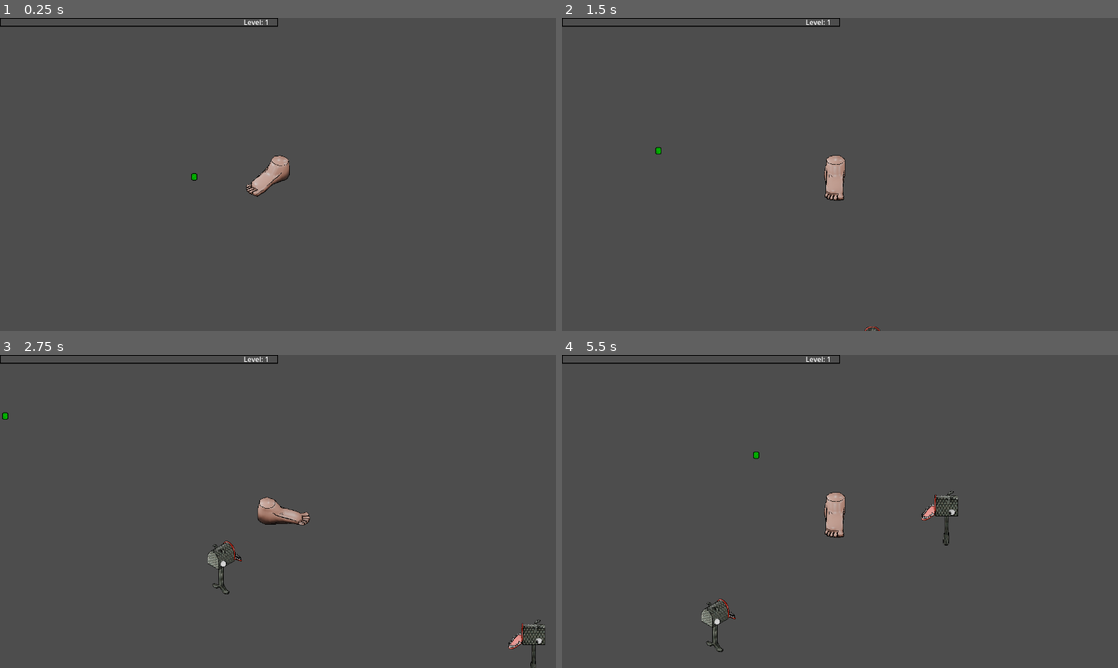
Above: before the commit, frames 1-4 (two rows, left to right).
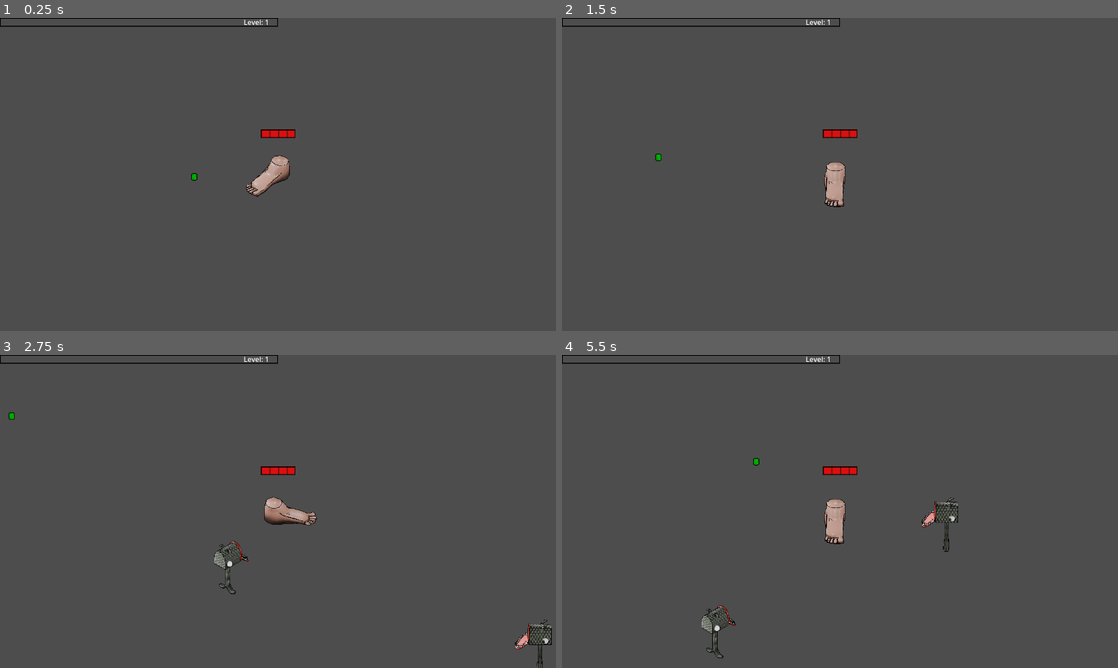
Above: after the commit, the same moments.

Repository: rat-balls/FootFactor
Game: Godot game, scene res://Scenes/MainScenes/main.tscn
Two runs of this game, one before a commit and one after it. Both use one fixed random seed, a clock stepped at 60 frames per second and the inputs below. Sound files missing from this copy of the repository are replaced by a short silence.
Inputs (mouse positions are in pixels of both pictures, inside the frame that each line leads up to):
- Up to frame 1 (0.25 s): no input
- Up to frame 2 (1.5 s): tap Enter at 0.5 s; move the mouse to (962, 158) at 0.52 s; hold Right (Right) 0.53-1.28 s; click (962, 158) at 0.6 s; move the mouse to (728, 190) at 1.27 s; hold S (Down) from 1.28 s (still down); tap = (test_Fish) at 1.35 s
- Up to frame 3 (2.75 s): move the mouse to (333, 442) at 2.02 s; release S (Down) at 2.03 s; hold Right (Right) from 2.03 s (still down); tap - (test_Spider) at 2.1 s
- Up to frame 4 (5.5 s): move the mouse to (812, 574) at 2.77 s; release Right (Right) at 2.78 s; hold Up (Up) 2.78-3.53 s; click (812, 574) at 2.85 s; move the mouse to (1006, 558) at 3.52 s; hold Left (Left) 3.53-5.03 s; tap = (test_Fish) at 3.6 s; move the mouse to (673, 464) at 4.27 s; tap - (test_Spider) at 4.35 s; move the mouse to (867, 511) at 5.02 s; hold S (Down) from 5.03 s (still down); click (867, 511) at 5.1 s

The runs differ from the first frame. In frame 1, 0.2% of the frame differs, in the area x 46-54%, y 35-39%; in frame 2, 0.5%; in frame 3, 1.5%, in the area x 0-100%, y 18-100%; in frame 4, 1.3%.

Commit message:
Added healthbar

Diff:
--- a/Scenes/Prefabs/Enemy/fish_enemy.tscn
+++ b/Scenes/Prefabs/Enemy/fish_enemy.tscn
@@ -42,7 +42,7 @@
 [sub_resource type="RectangleShape2D" id="RectangleShape2D_5slor"]
 size = Vector2(30.75, 55)
 
-[node name="fish_enemy" type="CharacterBody2D"]
+[node name="fish_enemy" type="CharacterBody2D" groups=["enemy"]]
 collision_layer = 5
 collision_mask = 5
 script = ExtResource("1_na7l1")
@@ -53,6 +53,8 @@
 texture = ExtResource("2_xrxy6")
 hframes = 3
 vframes = 3
+
+[node name="enemy" type="RigidBody2D" parent="Sprite2D"]
 
 [node name="CollisionShape2D" type="CollisionShape2D" parent="."]
 position = Vector2(-1, -2)
@@ -86,6 +88,7 @@
 stream = ExtResource("5_rcya7")
 volume_db = -20.0
 
+[connection signal="area_exited" from="HurtBox" to="HurtBox" method="_on_area_exited"]
 [connection signal="hurt" from="HurtBox" to="." method="_on_hurt_box_hurt"]
 
 [editable path="HurtBox"]
--- a/Scenes/Prefabs/Player/Attacks/letterOpener.tscn
+++ b/Scenes/Prefabs/Player/Attacks/letterOpener.tscn
@@ -1,12 +1,12 @@
 [gd_scene load_steps=5 format=3 uid="uid://cyyugjugas184"]
 
-[ext_resource type="Script" uid="uid://cbhu367f4smkj" path="res://Scripts/Player/Attacks/iceSpear.gd" id="1_yrdyc"]
+[ext_resource type="Script" uid="uid://cbhu367f4smkj" path="res://Scripts/Player/Attacks/letterOpener.gd" id="1_yrdyc"]
 [ext_resource type="Texture2D" uid="uid://bocg2swgnc1gs" path="res://Assets/Sprites/Player/Attacks/ouvre_lettre.png" id="2_sfdvm"]
 [ext_resource type="AudioStream" uid="uid://x0nm6hkhee0o" path="res://Assets/SFX/Révolution Verte.mp3" id="3_8s5ev"]
 
 [sub_resource type="CapsuleShape2D" id="CapsuleShape2D_lb4wc"]
 radius = 3.5
-height = 35.0
+height = 56.5685
 
 [node name="iceSpear" type="Area2D" groups=["attack"]]
 top_level = true
@@ -18,7 +18,7 @@
 [node name="Sprite2D" type="Sprite2D" parent="."]
 z_index = 10
 rotation = -0.785398
-scale = Vector2(0.0969625, 0.1)
+scale = Vector2(0.15, 0.15)
 texture = ExtResource("2_sfdvm")
 flip_h = true
 
--- a/Scenes/Prefabs/Player/player.tscn
+++ b/Scenes/Prefabs/Player/player.tscn
@@ -6,6 +6,8 @@
 [ext_resource type="Texture2D" uid="uid://b20o3cpcpr1hb" path="res://Assets/GUI/exp_background.png" id="4_wery2"]
 [ext_resource type="Texture2D" uid="uid://b6sa1hlvf4xfc" path="res://Assets/GUI/exp_progress.png" id="5_e6m8t"]
 [ext_resource type="AudioStream" uid="uid://cmvrwwtvrfhog" path="res://Assets/SFX/enemy_death.ogg" id="6_e6m8t"]
+[ext_resource type="Texture2D" uid="uid://m1dc46u28w1k" path="res://Assets/Sprites/Player/healthbar.png" id="7_e3lwr"]
+[ext_resource type="Texture2D" uid="uid://jabw3th87wqd" path="res://Assets/Sprites/Player/health.png" id="8_tr6l7"]
 
 [sub_resource type="CapsuleShape2D" id="CapsuleShape2D_k45qg"]
 radius = 8.0
@@ -25,6 +27,7 @@
 
 [node name="Player" type="CharacterBody2D" groups=["player"]]
 motion_mode = 1
+floor_block_on_wall = false
 script = ExtResource("1_4ntmi")
 
 [node name="Sprite2D" type="Sprite2D" parent="."]
@@ -41,6 +44,8 @@
 shape = SubResource("CapsuleShape2D_k45qg")
 
 [node name="Camera2D" type="Camera2D" parent="."]
+position_smoothing_enabled = true
+position_smoothing_speed = 15.0
 
 [node name="walkTimer" type="Timer" parent="."]
 unique_name_in_owner = true
@@ -126,6 +131,25 @@
 text = "Level: 1"
 horizontal_alignment = 1
 vertical_alignment = 2
+
+[node name="HealthBar" type="TextureProgressBar" parent="GUILayer"]
+unique_name_in_owner = true
+modulate = Color(1, 1, 1, 0.784314)
+z_index = 100
+anchors_preset = -1
+anchor_left = 0.46875
+anchor_top = 0.355556
+anchor_right = 0.53125
+anchor_bottom = 0.383333
+offset_right = -48.0
+offset_bottom = -12.0
+grow_horizontal = 2
+grow_vertical = 2
+scale = Vector2(2.5, 2.5)
+value = 50.0
+texture_over = ExtResource("7_e3lwr")
+texture_progress = ExtResource("8_tr6l7")
+metadata/_edit_use_anchors_ = true
 
 [node name="LevelUp" type="Panel" parent="GUILayer"]
 unique_name_in_owner = true
@@ -171,8 +195,8 @@
 stream = ExtResource("6_e6m8t")
 pitch_scale = 4.0
 
-[connection signal="timeout" from="Attacks/LetterOpenerTimer" to="." method="_on_iceSpear_timer_timeout"]
-[connection signal="timeout" from="Attacks/LetterOpenerTimer/LetterOpenerAttackTimer" to="." method="_on_iceSpear_attack_timer_timeout"]
+[connection signal="timeout" from="Attacks/LetterOpenerTimer" to="." method="_on_letterOpener_timer_timeout"]
+[connection signal="timeout" from="Attacks/LetterOpenerTimer/LetterOpenerAttackTimer" to="." method="_on_letterOpener_attack_timer_timeout"]
 [connection signal="timeout" from="Attacks/LetterTimer" to="." method="_on_letter_timer_timeout"]
 [connection signal="timeout" from="Attacks/LetterTimer/LetterAttackTimer" to="." method="_on_letter_attack_timer_timeout"]
 [connection signal="body_entered" from="EnemyDetectionArea" to="." method="_on_enemy_detection_area_body_entered"]
--- a/Scripts/Player/Attacks/iceSpear.gd
+++ b/Scripts/Player/Attacks/letterOpener.gd
@@ -13,33 +13,34 @@
 @onready var player = get_tree().get_first_node_in_group("player")
 
 func _ready():
+	print("ready")
 	angle = global_position.direction_to(target)
 	rotation = angle.angle() + deg_to_rad(45)
 	match level:
 		1:
-			hp = 1
-			speed = 100
+			hp = 3
+			speed = 200
 			damage = 5
 			knockback_amount = 100
 			attack_size = 1.0 * (1 - player.spell_size)
 		2:
-			hp = 1
-			speed = 100
+			hp = 3
+			speed = 200
 			damage = 5
 			knockback_amount = 100
-			attack_size = 1.0 * (1 - player.spell_size)
+			attack_size = 0.2 * (1 - player.spell_size)
 		3:
-			hp = 2
-			speed = 100
+			hp = 5
+			speed = 300
 			damage = 8
 			knockback_amount = 100
-			attack_size = 1.0 * (1 - player.spell_size)
+			attack_size = 0.2 * (1 - player.spell_size)
 		4:
-			hp = 2
-			speed = 100
+			hp = 7
+			speed = 400
 			damage = 8
 			knockback_amount = 100
-			attack_size = 1.0 * (1 - player.spell_size)
+			attack_size = 0.2 * (1 - player.spell_size)
 	var tween = create_tween()
 	tween.tween_property(self, "scale", Vector2(1+attack_size,1+attack_size), 1).set_trans(Tween.TRANS_QUINT).set_ease(Tween.EASE_OUT)
 
--- a/Scripts/Player/Attacks/staby.gd
+++ b/Scripts/Player/Attacks/staby.gd
@@ -62,7 +62,7 @@
 	emit_signal("remove_from_array", self)
 	target_array.clear()
 	var counter = 0
-	while counter < player.staby_ammo:
+	while counter < player.staby_ammo + player.additional_attack:
 		var new_path = player.get_random_target()
 		target_array.append(new_path)
 		counter += 1
--- a/Scripts/Player/player.gd
+++ b/Scripts/Player/player.gd
@@ -34,22 +34,24 @@
 
 #letterOpener Nodes
 var letterOpener_ammo = 0
-var letterOpener_baseammo = 1
-var letterOpener_attackspeed = 5
+var letterOpener_baseammo = 0
+var letterOpener_attackspeed = 0
 var letterOpener_level = 0
 
 #Letter Nodes
 var letter_ammo = 0
-var letter_baseammo = 3
-var letter_attackspeed = 3
+var letter_baseammo = 0
+var letter_attackspeed = 0
 var letter_level = 0
 
 #Staby
-var staby_ammo = 3
+var staby_ammo = 0
 var staby_level = 0
 
 #Enemy Related
 var enemy_close = []
+
+var mov: Vector2 = Vector2.ZERO
 
 @onready var sprite = $Sprite2D
 @onready var walkTimer = get_node("%walkTimer")
@@ -61,9 +63,11 @@
 @onready var upgradeOptions: VBoxContainer = %UpgradeOptions
 @onready var snd_level: AudioStreamPlayer2D = %snd_level
 @onready var itemOptions = preload("res://Scenes/Prefabs/Utility/item_options.tscn")
+@onready var health_bar = %HealthBar
 
 func _ready():
 	set_expBar(experience, calculate_experiencecap())
+	_on_hurt_box_hurt(0, 0, 0)
 
 func _physics_process(_delta: float) -> void:
 	movement()
@@ -71,7 +75,7 @@
 func movement():
 	var x_mov = Input.get_action_strength("Right") - Input.get_action_strength("Left")
 	var y_mov = Input.get_action_strength("Down") - Input.get_action_strength("Up")
-	var mov = Vector2(x_mov, y_mov)
+	mov = Vector2(x_mov, y_mov)
 
 	match mov:
 		Vector2(-1, 1):
@@ -175,7 +179,8 @@
 
 func _on_hurt_box_hurt(damage: Variant, _angle, _knockback) -> void:
 	hp -= clamp(damage - armor, 1.0, 999.0)
-
+	health_bar.max_value = maxhp
+	health_bar.value = hp
 
 func _on_grab_area_area_entered(area: Area2D) -> void:
 	if area.is_in_group("loot"):
@@ -217,6 +222,7 @@
 	expBar.max_value = set_max_value
 
 func level_up():
+	health_bar.visible = false
 	snd_level.play()
 	lblLevel.text = str("Level: ", experience_level)
 	var levelTween = levelPanel.create_tween().set_parallel(true)
@@ -249,25 +255,27 @@
 			letterOpener_baseammo += 2
 		"letter1":
 			letter_level = 1
-			letter_baseammo += 1
+			letter_baseammo += 2
 		"letter2":
 			letter_level = 2
-			letter_baseammo += 1
+			letter_baseammo += 2
 		"letter3":
 			letter_level = 3
 			letter_attackspeed -= 0.5
 		"letter4":
 			letter_level = 4
-			letter_baseammo += 1
+			letter_baseammo += 2
 		"staby1":
 			staby_level = 1
-			staby_ammo = 1
+			staby_ammo += 1
 		"staby2":
 			staby_level = 2
+			staby_ammo += 1
 		"staby3":
 			staby_level = 3
 		"staby4":
 			staby_level = 4
+			staby_ammo += 1
 		"armor1","armor2","armor3","armor4":
 			armor += 1
 		"speed1","speed2","speed3","speed4":
@@ -282,6 +290,7 @@
 			hp += 20
 			hp = clamp(hp,0,maxhp)
 	attack()
+	health_bar.visible = true
 
 	var option_children = upgradeOptions.get_children()
 	for i in option_children:
--- a/project.godot
+++ b/project.godot
@@ -31,6 +31,7 @@
 player=""
 attack=""
 loot=""
+enemy=""
 
 [input]
 
Binary file added: Assets/Sprites/Player/dirt_full_new.png
Not shown, added: Assets/Sprites/Player/dirt_full_new.png.import
Binary file added: Assets/Sprites/Player/health.png
Not shown, added: Assets/Sprites/Player/health.png.import
Binary file added: Assets/Sprites/Player/healthbar.png
Not shown, added: Assets/Sprites/Player/healthbar.png.import
Not shown: 1 places in Scenes/Prefabs/Player/player.tscn that only renumber resources
Renamed: Scripts/Player/Attacks/iceSpear.gd.uid -> Scripts/Player/Attacks/letterOpener.gd.uid
